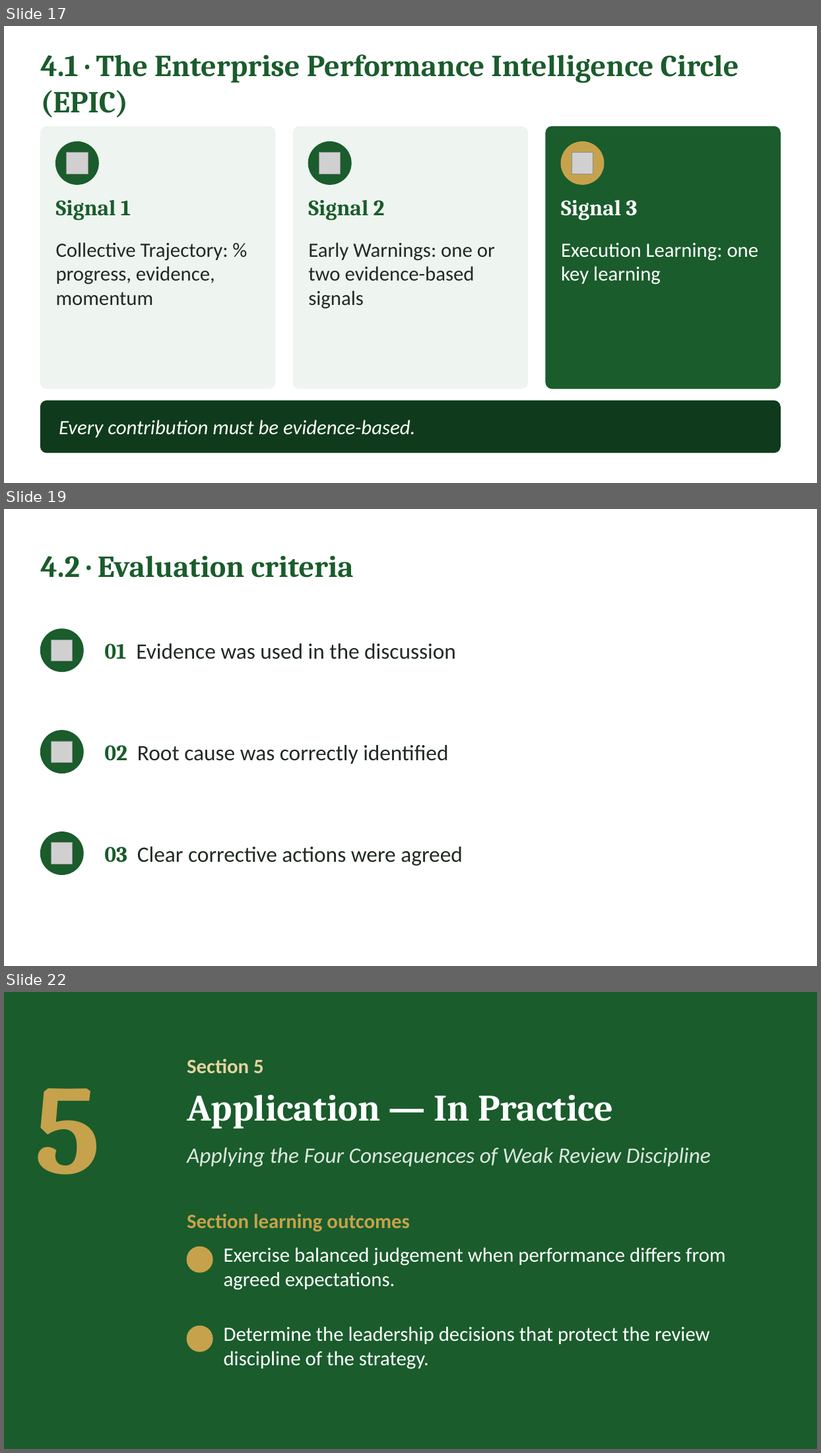
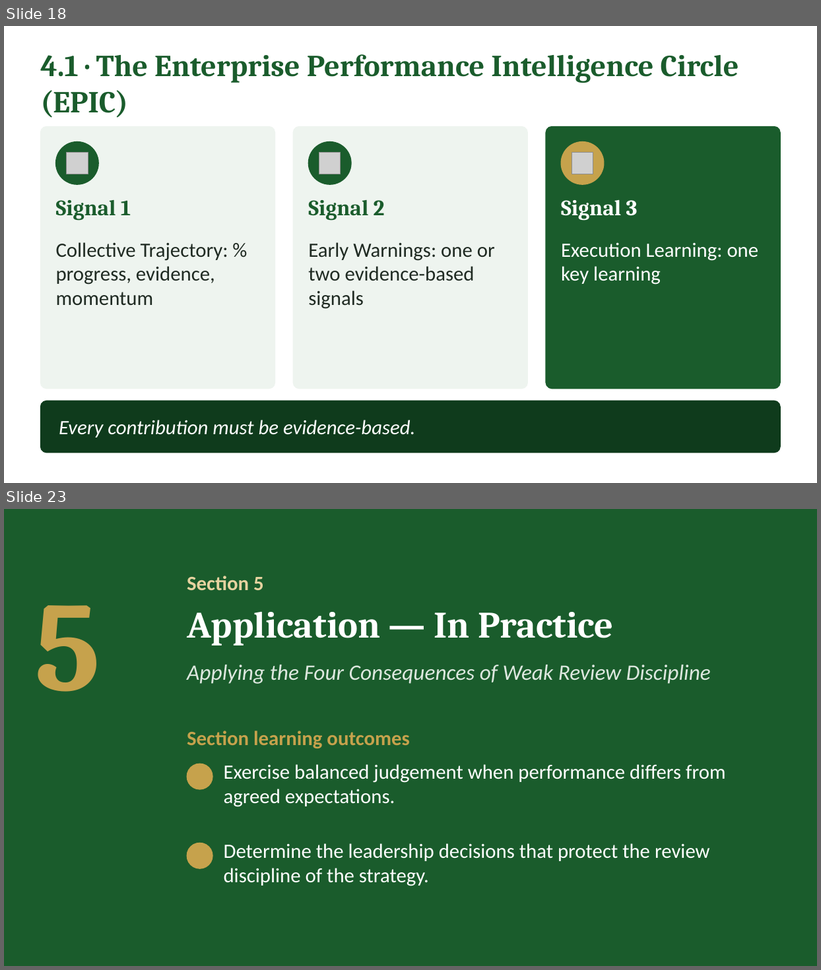
Before and after one commit to IBSL26/ibsl-platform, a slide deck: Unit decks/Unit 08 - Performance Measurement.pptx. Shown one above the other, each under a label of ours: slides 17, 19 and 22 before the commit, slides 18 and 23 after it; the slides between them are not shown. The pictures are 821x1453 and 821x970 pixels, drawn with LibreOffice and Linux fonts; fonts in the diff are those of the drawing; grey boxes stand for pictures; background and template pictures are left out. Boxes give left, top, right and bottom in pixels: in the first picture for what was removed or moved away, otherwise in the second. Text is boxed around its words. In the diff, an @@ line names an element or a change of style, - is before the commit and + after.

```diff
--- a/Unit decks/Unit 08 - Performance Measurement.pptx
+++ b/Unit decks/Unit 08 - Performance Measurement.pptx
@@ slide 19 removed at [4,509,817,966], background #FFFFFF @@
@@ text removed at [40,556,353,578] @@
-4.2 · Evaluation criteria
@@ ellipse removed at [40,629,83,672] @@
@@ picture removed at [52,640,73,661] @@
@@ text removed at [104,644,456,659] @@
-01 Evidence was used in the discussion
@@ ellipse removed at [40,730,83,773] @@
@@ picture removed at [52,741,73,762] @@
@@ text removed at [104,745,448,764] @@
-02 Root cause was correctly identified
@@ ellipse removed at [40,832,83,875] @@
@@ picture removed at [52,843,73,864] @@
@@ text removed at [104,847,463,866] @@
-03 Clear corrective actions were agreed
@@ what was slide 17 is now slide 18 @@
@@ what was slide 22 is now slide 23 @@
```
Also in this commit, not shown: 4 slides changed, 2 slides added, 14 other files.
